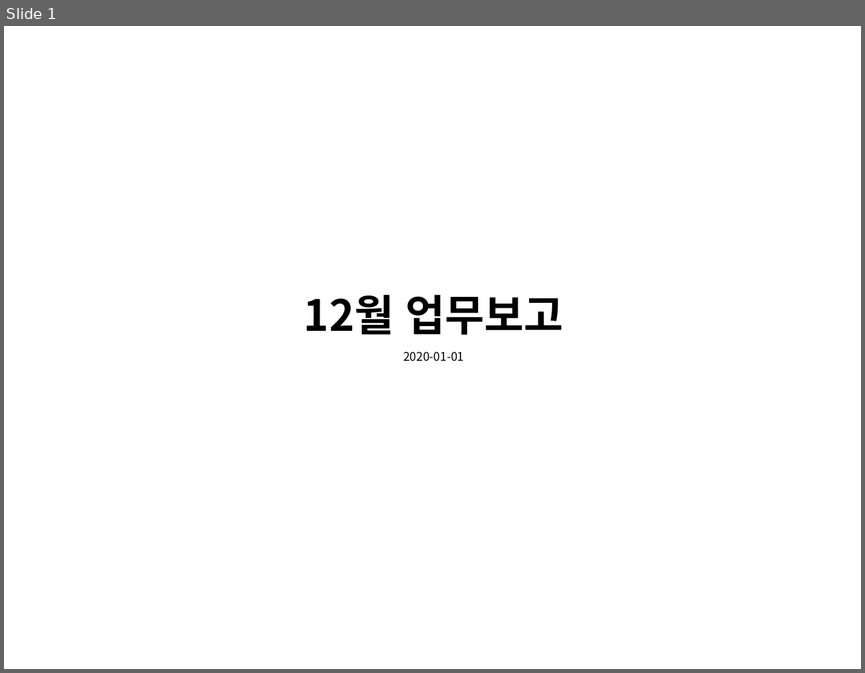
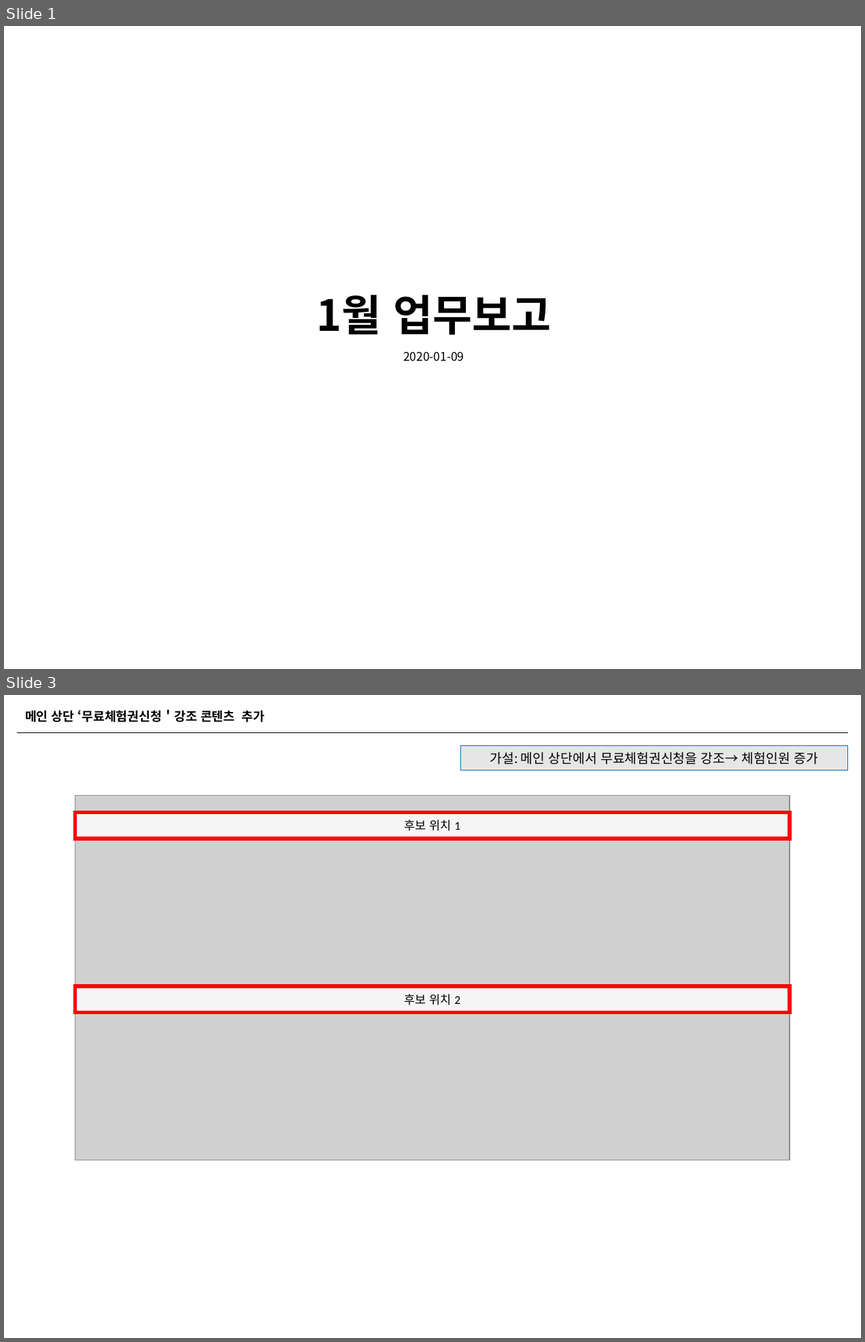
Before and after one commit to naxvinci/marketing, a slide deck: 업무보고0108.pptx. Shown one above the other, each under a label of ours: slide 1 before the commit, slides 1 and 3 after it; the slides between them are not shown. The pictures are 865x673 and 865x1342 pixels, drawn with LibreOffice and Linux fonts; fonts in the diff are those of the drawing; grey boxes stand for pictures. Boxes give left, top, right and bottom in pixels: in the first picture for what was removed or moved away, otherwise in the second. Text is boxed around its words. In the diff, an @@ line names an element or a change of style, - is before the commit and + after.

```diff
--- a/업무보고0108.pptx
+++ b/업무보고0108.pptx
@@ slide 3 added at (x1=4, y1=695, x2=861, y2=1338), background #FFFFFF @@
@@ text added at (x1=25, y1=710, x2=265, y2=722), 10.5 pt, text #000000, bold @@
+메인 상단 ‘무료체험권신청＇강조 콘텐츠 추가
@@ line added from (17, 732) to (848, 732), #000000 0.5 pt @@
@@ rectangle added at (x1=461, y1=745, x2=848, y2=770), fill #E7E6E6, outline #0070C0 0.75 pt, 11 pt, text #000000 @@
+가설: 메인 상단에서 무료체험권신청을 강조→ 체험인원 증가
@@ picture added at (x1=75, y1=795, x2=789, y2=1159) @@
@@ rectangle added at (x1=75, y1=813, x2=789, y2=839), fill #FFFFFF at 79% opacity, outline #FF0000 3.25 pt, 10 pt, text #000000 @@
+후보 위치 1
@@ rectangle added at (x1=75, y1=986, x2=789, y2=1013), fill #FFFFFF at 79% opacity, outline #FF0000 3.25 pt, 10 pt, text #000000 @@
+후보 위치 2
@@ slide 1 changed as well @@
@@ text at (x1=317, y1=295, x2=551, y2=335): text changed @@
-12월 업무보고
+1월 업무보고
@@ text at (x1=403, y1=352, x2=464, y2=361): text changed @@
-2020-01-01
+2020-01-09
```
Also in this commit, not shown: 5 other slides changed, 5 other slides added, 8 slides removed, 2 other files.
